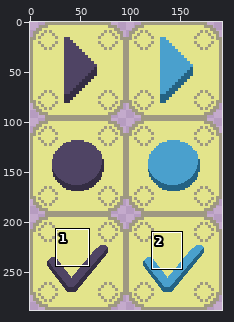
A sprite sheet gets an edit: Images/Buttons.png. Above, an overview of the earlier version with the close-up marked.
Close-up. Old version:
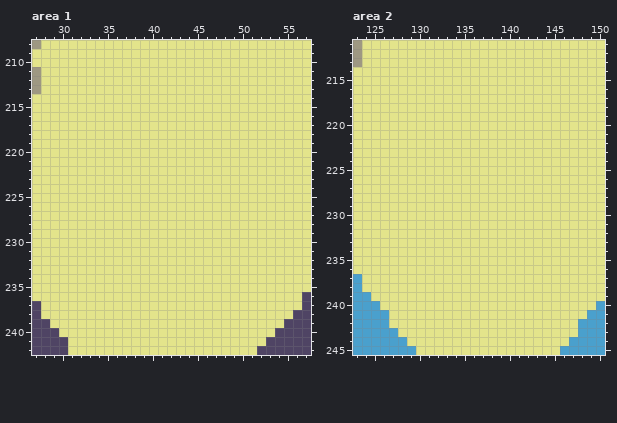
The file is 192x288 pixels. Colours within 5 levels of each other are drawn and written as one. Shown: area 1: x 27..57, y 208..242; area 2: x 123..150, y 211..245. The commit also changed other parts of the picture, which this record leaves out.
The same view after the edit:
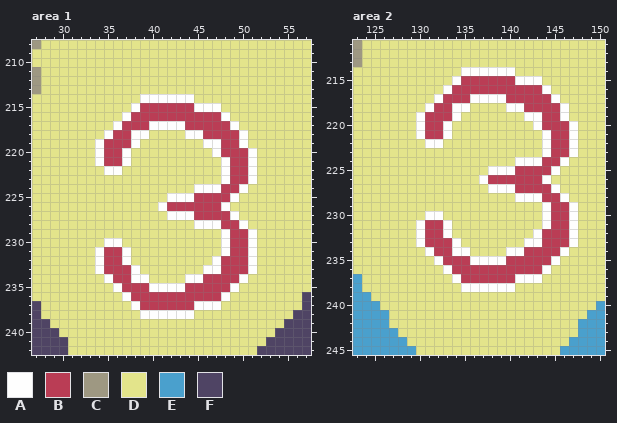
Palette (. is transparent): A #fefefe  B #ba3d55  C #9e9882  D #e3e48b  E #4aa0cd  F #4f4464
Changes in this commit:
Changed rows in their new state; - is an unchanged pixel.
Area 1:
first column x 34:
214 -----AAAAAA-------
215 ----ABBBBBBAAA----
216 ---ABBBBBBBBBBA---
217 --ABBBAAAABBBBBA--
218 -ABBAA----AABBBBA-
219 ABBBA-------AABBA-
220 ABBA---------ABBBA
221 ABBA----------ABBA
222 -AA-----------ABBA
223 --------------ABBA
224 -----------AAABBA-
225 --------AAABBBBA--
226 -------ABBBBBBA---
227 --------AAABBBBA--
228 -----------AAABBA-
229 --------------ABBA
230 -AA-----------ABBA
231 ABBA----------ABBA
232 ABBA---------ABBBA
233 ABBBA-------AABBBA
234 -ABBAA----AABBBBA-
235 --ABBBAAAABBBBBA--
236 ---ABBBBBBBBBBA---
237 ----ABBBBBBAAA----
238 -----AAAAAA-------
Area 2:
first column x 130:
214 -----AAAAAA-------
215 ----ABBBBBBAAA----
216 ---ABBBBBBBBBBA---
217 --ABBBAAAABBBBBA--
218 -ABBAA----AABBBBA-
219 ABBBA-------AABBA-
220 ABBA---------ABBBA
221 ABBA----------ABBA
222 -AA-----------ABBA
223 --------------ABBA
224 -----------AAABBA-
225 --------AAABBBBA--
226 -------ABBBBBBA---
227 --------AAABBBBA--
228 -----------AAABBA-
229 --------------ABBA
230 -AA-----------ABBA
231 ABBA----------ABBA
232 ABBA---------ABBBA
233 ABBBA-------AABBBA
234 -ABBAA----AABBBBA-
235 --ABBBAAAABBBBBA--
236 ---ABBBBBBBBBBA---
237 ----ABBBBBBAAA----
238 -----AAAAAA-------
Boxes around the changes in both close-ups, in picture pixels (x1, y1, x2, y2):
changed: (95, 94, 257, 319)
changed: (416, 67, 578, 292)
